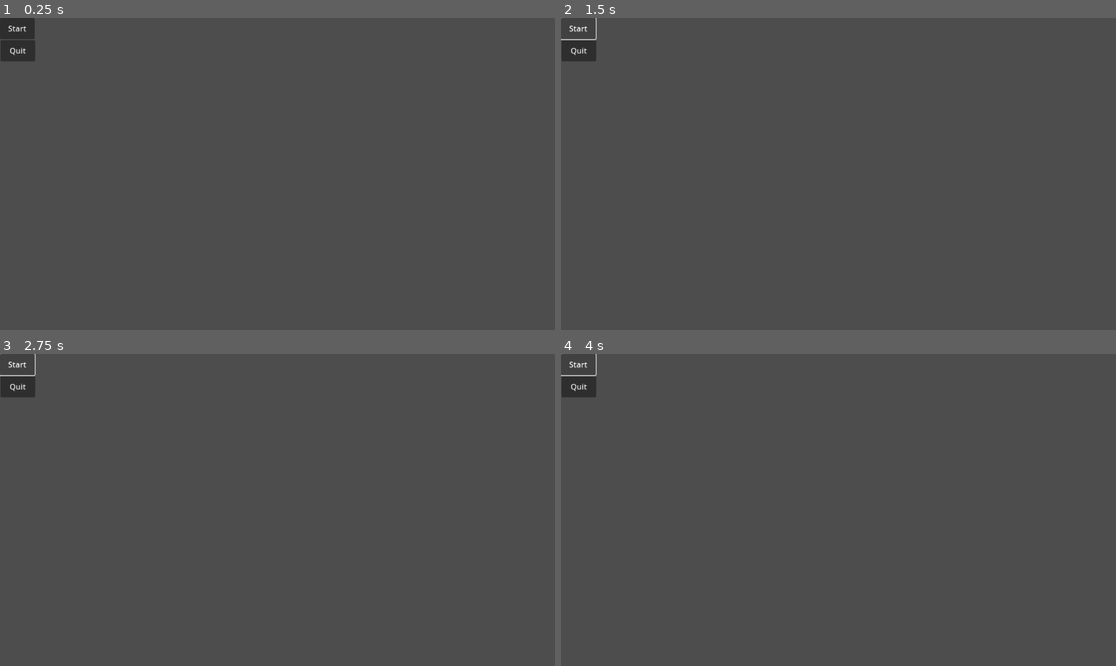
Above: before the commit, frames 1-4 (two rows, left to right).
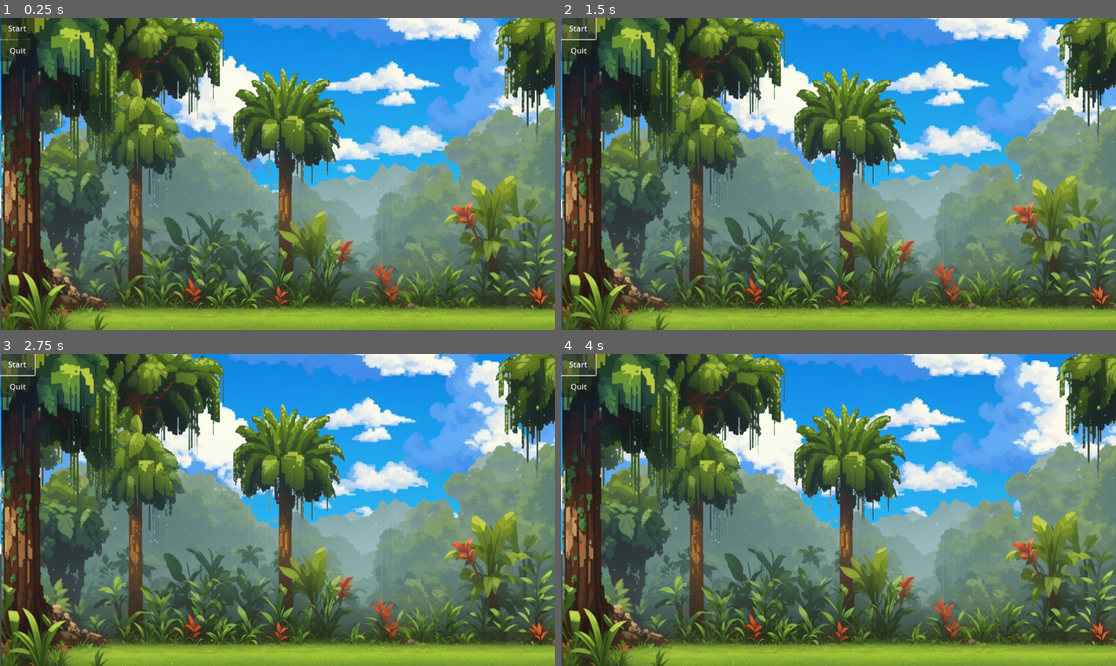
Above: after the commit, the same moments.

Repository: taylordallimore/Ape_Arborist
Game: Godot game, scene res://main.tscn
Two runs of this game, one before a commit and one after it. Both use one fixed random seed, a clock stepped at 60 frames per second and the inputs below.
Inputs:
- Up to frame 1 (0.25 s): no input
- Up to frame 2 (1.5 s): click "Start" at 0.5 s; click "Start" at 1.25 s
- Up to frame 3 (2.75 s): click "Start" at 2 s
- Up to frame 4 (4 s): no input

The runs differ from the first frame. In frame 1, 92% of the frame differs, in the area x 0-100%, y 0-100%; in frame 2, 92%; in frame 3, 92%; in frame 4, 92%.

Commit message:
Added BackGround
Co-authored-by: Taylor Dallimore <taylordallimore@users.noreply.github.com>

Diff:
--- /dev/null
+++ b/BG.gd
@@ -0,0 +1,8 @@
+extends ParallaxBackground
+
+var scrolling_speed = 100
+
+
+# Called every frame. 'delta' is the elapsed time since the previous frame.
+func _process(delta):
+	scroll_offset.x -= scrolling_speed * delta
--- /dev/null
+++ b/bg.tscn
@@ -0,0 +1,31 @@
+[gd_scene load_steps=4 format=3 uid="uid://b5duv7akkuhok"]
+
+[ext_resource type="Script" path="res://BG.gd" id="1_qwa2r"]
+[ext_resource type="Texture2D" uid="uid://bc3lfyb5jtg8h" path="res://assets/CloudBackground.jpg" id="2_go4k3"]
+[ext_resource type="Texture2D" uid="uid://bp46xw2dkgont" path="res://assets/background.png" id="3_ffe42"]
+
+[node name="BG" type="ParallaxBackground"]
+script = ExtResource("1_qwa2r")
+
+[node name="ParallaxLayer2" type="ParallaxLayer" parent="."]
+motion_scale = Vector2(0.2, 1)
+
+[node name="CloudBackground" type="Sprite2D" parent="ParallaxLayer2"]
+position = Vector2(1979, 72)
+scale = Vector2(0.972059, 0.897786)
+texture = ExtResource("2_go4k3")
+
+[node name="CloudBackground2" type="Sprite2D" parent="ParallaxLayer2"]
+position = Vector2(661, 71.75)
+scale = Vector2(0.972059, 0.897786)
+texture = ExtResource("2_go4k3")
+flip_h = true
+
+[node name="ParallaxLayer" type="ParallaxLayer" parent="."]
+motion_scale = Vector2(0, 0)
+motion_mirroring = Vector2(1284, 0)
+
+[node name="Background" type="Sprite2D" parent="ParallaxLayer"]
+position = Vector2(644.875, 411.5)
+scale = Vector2(0.643734, 0.71441)
+texture = ExtResource("3_ffe42")
--- a/main.tscn
+++ b/main.tscn
@@ -1,6 +1,7 @@
-[gd_scene load_steps=2 format=3 uid="uid://h0tirmur8e5u"]
+[gd_scene load_steps=3 format=3 uid="uid://biy5pagcw3mov"]
 
 [ext_resource type="Script" path="res://Main.gd" id="1_eo0bb"]
+[ext_resource type="PackedScene" uid="uid://b5duv7akkuhok" path="res://bg.tscn" id="2_o4ixd"]
 
 [node name="Main" type="Node2D"]
 script = ExtResource("1_eo0bb")
@@ -17,5 +18,7 @@
 offset_bottom = 90.0
 text = "Quit"
 
+[node name="BG" parent="." instance=ExtResource("2_o4ixd")]
+
 [connection signal="pressed" from="Start" to="." method="_on_start_pressed"]
 [connection signal="pressed" from="Quit" to="." method="_on_quit_pressed"]
Binary file added: assets/CloudBackground.jpg
Not shown, added: assets/CloudBackground.jpg.import
Binary file added: assets/background.png
Not shown, added: assets/background.png.import
